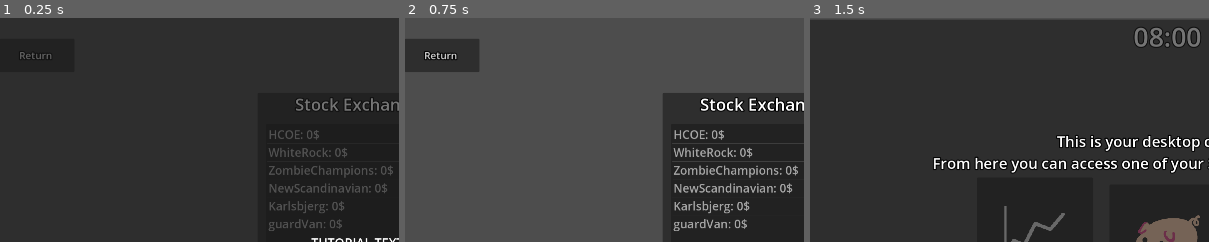
Above: before the commit, frames 1-3 (left to right).
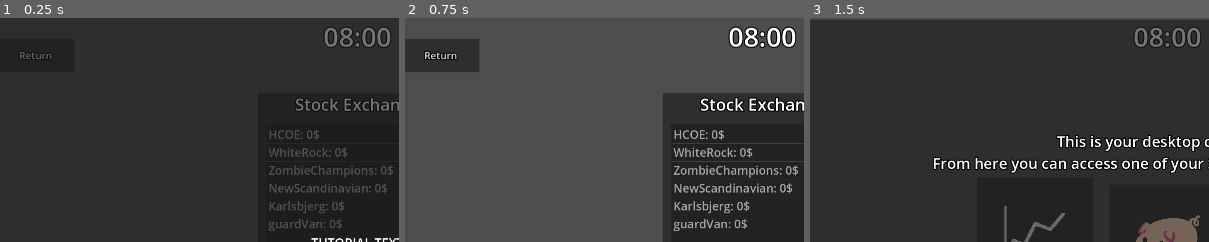
Above: after the commit, the same moments.

Repository: ThyGram/Eksamensprojekt-DDU
Game: Godot game, scene res://MainGame/Computer/computer_stocks.tscn
Same seed, same stepped clock (60 frames per second), same inputs: the game is played once before the commit and once after it. This scene is started directly instead of the project's main scene.
Inputs (mouse positions are % of the whole screen's width and height, from its top left):
- Up to frame 1 (0.25 s): no input
- Up to frame 2 (0.75 s): click (47, 62) at 0.52 s; type "12" at 0.6 s
- Up to frame 3 (1.5 s): click "Return" at 1.25 s
The pictures show only the part of the screen within x 5-55%, y 0-50%; the shares and areas given below are measured in that part.

The runs differ from the first frame. In frame 1, 0.8% of the frame differs, in the area x 81-98%, y 4-14%; in frame 2, 1.1%, in the area x 80-98%, y 4-14%; in frame 3, nothing differs.

Commit message:
thignies

Diff:
--- a/GodotGame/MainGame/Computer/computer_stocks.gd
+++ b/GodotGame/MainGame/Computer/computer_stocks.gd
@@ -5,7 +5,9 @@
 @onready var NoMoneyNode = preload("res://PopUps/NoMoney.tscn")
 
 func _ready():
+	Gamewatch_Increase()
 	storage.connect("stocks_changed", UpdateList)
+	storage.connect("gamewatch_changed", Gamewatch_Increase)
 
 	if !storage.StockTutorial or storage.StockTutorial == null:
 		storage.StockTutorial = false
@@ -21,7 +23,6 @@
 	for i in list:
 		$Panel/CurrentInvestments.set_item_text(i, stocks[i][2] + ": " + str(stocks[i][0]) + "$")
 
-
 func _input(event):
 	if (event.is_action_pressed("Escape")):
 		get_tree().change_scene_to_file("res://MainGame/main_game_computer.tscn")
@@ -29,9 +30,6 @@
 		$TutorialPanel.queue_free()
 		storage.StockTutorial = true
 
-
-
-# Called every frame. 'delta' is the elapsed time since the previous frame.
 func _process(delta):
 	$MoneyAmount.text = "Wallet: $" + str(storage.Money)
 
@@ -51,7 +49,6 @@
 		var label = NoMoney.get_node("Panel/Label")
 		label.text = "Select a company"
 
-
 func _on_sell_pressed():
 	var index = $Panel/CurrentInvestments.get_selected_items()
 	var amount : int = int($Panel/InvestingAmount.text)
@@ -70,7 +67,18 @@
 		var label = NoMoney.get_node("Panel/Label")
 		label.text = "You dont have that much in that stock"
 
-
-
 func _on_return_button_pressed():
 	get_tree().change_scene_to_file("res://MainGame/main_game_computer.tscn")
+
+func Gamewatch_Increase():
+	var GameWatch = storage.GameWatch
+	if GameWatch % 60 > 9:
+			if int(GameWatch/60) > 9:
+				$GameTimer.text = str(int(GameWatch/60)) + ":" + str(GameWatch % 60)
+			else:
+				$GameTimer.text = "0" + str(int(GameWatch/60)) + ":" + str(GameWatch % 60)
+	else:
+		if int(GameWatch/60) > 9:
+			$GameTimer.text = str(int(GameWatch/60)) + ":0" + str(GameWatch % 60)
+		else:
+			$GameTimer.text = "0" + str(int(GameWatch/60)) + ":0" + str(GameWatch % 60)
--- a/GodotGame/MainGame/Computer/computer_stocks.tscn
+++ b/GodotGame/MainGame/Computer/computer_stocks.tscn
@@ -178,6 +178,22 @@
 horizontal_alignment = 1
 vertical_alignment = 1
 
+[node name="GameTimer" type="Label" parent="."]
+top_level = true
+z_index = 1
+layout_mode = 1
+anchors_preset = 5
+anchor_left = 0.5
+anchor_right = 0.5
+offset_left = -65.0
+offset_right = 65.0
+offset_bottom = 69.0
+grow_horizontal = 2
+theme_override_colors/font_outline_color = Color(0, 0, 0, 1)
+theme_override_constants/outline_size = 10
+theme_override_font_sizes/font_size = 64
+text = "08:00"
+
 [connection signal="pressed" from="Panel/Invest" to="." method="_on_invest_pressed"]
 [connection signal="pressed" from="Panel/Sell" to="." method="_on_sell_pressed"]
 [connection signal="pressed" from="ReturnButton" to="." method="_on_return_button_pressed"]
--- a/GodotGame/MainGame/main_game_computer.gd
+++ b/GodotGame/MainGame/main_game_computer.gd
@@ -1,12 +1,16 @@
 extends Control
+
+@onready var single_ton = storage
 
 func _ready():
 	Gamewatch_Increase()
+	storage.connect("gamewatch_changed", Gamewatch_Increase)
+
 	if (!storage.ComputerTutorial or storage.ComputerTutorial == null):
 		tutorial()
 	else:
 		tutorialclear()
-	storage.connect("gamewatch_changed", Gamewatch_Increase)
+
 
 func tutorial():
 	$TutorialPanel.visible = true
--- a/GodotGame/SingleTon.gd
+++ b/GodotGame/SingleTon.gd
@@ -152,5 +152,4 @@
 				if get_tree().current_scene.name == "main_game_tv":
 					news_changed.emit()
 		if get_tree().current_scene != null:
-			if get_tree().current_scene.name == "main_game_bedroom":
-				gamewatch_changed.emit()
+			gamewatch_changed.emit()
